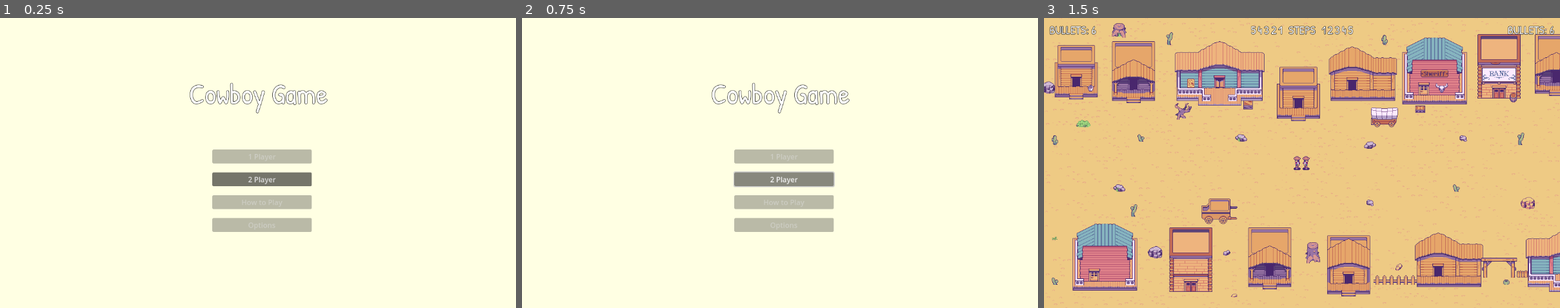
Above: before the commit, frames 1-3 (left to right).
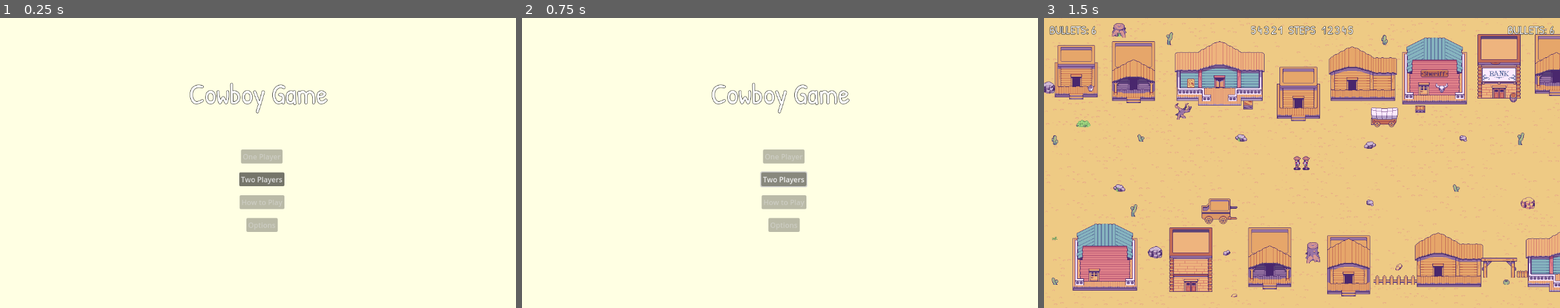
Above: after the commit, the same moments.

Repository: kensanangelo/project-high-noon
Game: Godot game, scene res://scenes/main_menu.tscn
The game is run twice, just before and just after one commit, with the same random seed, the same clock (stepped at 60 frames per second) and the same inputs. The project has no main scene, so this scene is started directly. Sound files missing from this copy of the repository are replaced by a short silence.
Inputs:
- Up to frame 1 (0.25 s): no input
- Up to frame 2 (0.75 s): click "2 Player" (after the commit: "Two Players") at 0.5 s
- Up to frame 3 (1.5 s): click "2 Player" (after the commit: "Two Players") at 1.25 s

The runs differ from the first frame. In frame 1, 2.3% of the frame differs, in the area x 41-61%, y 45-74%; in frame 2, 2.4%; in frame 3, nothing differs.

Commit message:
Adds standalone menu_button component

Diff:
--- a/scenes/game_over_scene.gd
+++ b/scenes/game_over_scene.gd
@@ -25,7 +25,7 @@
 	result_label.text = text
 	explanation_label.text = explanation
 
-	menu_button.button_up.connect(on_menu_button_pressed)
+	menu_button.clicked.connect(on_menu_button_pressed)
 
 
 func on_menu_button_pressed() -> void:
--- a/scenes/game_over_scene.tscn
+++ b/scenes/game_over_scene.tscn
@@ -1,9 +1,11 @@
-[gd_scene load_steps=5 format=3 uid="uid://dia3axqc5axy8"]
+[gd_scene load_steps=7 format=3 uid="uid://dia3axqc5axy8"]
 
 [ext_resource type="Script" path="res://scenes/game_over_scene.gd" id="1_jf0qo"]
 [ext_resource type="Theme" uid="uid://maugmt213e1w" path="res://ui/theme/main_theme.tres" id="2_xddj7"]
 [ext_resource type="LabelSettings" uid="uid://c0bwv0p5exjpv" path="res://ui/theme/xlarge_label_settings.tres" id="3_8mo7a"]
 [ext_resource type="LabelSettings" uid="uid://b8imoowrj1wsd" path="res://ui/theme/large_label_settings.tres" id="4_r6eup"]
+[ext_resource type="LabelSettings" uid="uid://41hvhwqwdu3a" path="res://ui/theme/label_settings.tres" id="5_t4ho7"]
+[ext_resource type="PackedScene" uid="uid://cvoj6ynmtk35g" path="res://ui/components/menu_button.tscn" id="6_4eela"]
 
 [node name="GameOver" type="Control" node_paths=PackedStringArray("result_label", "explanation_label", "menu_button")]
 layout_mode = 3
@@ -40,6 +42,7 @@
 offset_bottom = 13.0
 grow_horizontal = 2
 grow_vertical = 2
+theme_override_constants/separation = 20
 
 [node name="Title" type="Label" parent="VBoxContainer"]
 layout_mode = 2
@@ -49,6 +52,7 @@
 label_settings = ExtResource("3_8mo7a")
 horizontal_alignment = 1
 vertical_alignment = 1
+uppercase = true
 
 [node name="Status" type="Label" parent="VBoxContainer"]
 layout_mode = 2
@@ -60,12 +64,10 @@
 [node name="Explanation" type="Label" parent="VBoxContainer"]
 layout_mode = 2
 text = "Reason:"
-label_settings = ExtResource("4_r6eup")
+label_settings = ExtResource("5_t4ho7")
 horizontal_alignment = 1
 vertical_alignment = 1
 
-[node name="MenuButton" type="Button" parent="VBoxContainer"]
+[node name="MenuButton" parent="VBoxContainer" instance=ExtResource("6_4eela")]
 layout_mode = 2
-size_flags_horizontal = 4
-mouse_default_cursor_shape = 2
-text = "Return to Menu"
+text = "Return to Main Menu"
--- a/scenes/main_menu.gd
+++ b/scenes/main_menu.gd
@@ -5,19 +5,10 @@
 @export var how_to_play_button: Button
 @export var options_button: Button
 
-@export var click_player: AudioStreamPlayer
-
 
 func _ready() -> void:
-	two_player_button.button_up.connect(on_two_player_button_pressed)
+	two_player_button.clicked.connect(on_two_player_button_pressed)
 
 
 func on_two_player_button_pressed() -> void:
-	await play_click()
 	SceneManager.start_battle(2)
-
-
-func play_click() -> void:
-	click_player.play()
-
-	await click_player.finished
--- a/scenes/main_menu.tscn
+++ b/scenes/main_menu.tscn
@@ -3,9 +3,9 @@
 [ext_resource type="Theme" uid="uid://maugmt213e1w" path="res://ui/theme/main_theme.tres" id="1_v4y3r"]
 [ext_resource type="Script" path="res://scenes/main_menu.gd" id="1_wrmup"]
 [ext_resource type="LabelSettings" uid="uid://c0bwv0p5exjpv" path="res://ui/theme/xlarge_label_settings.tres" id="3_jmie4"]
-[ext_resource type="AudioStream" uid="uid://dqqp7cwm615l0" path="res://audio/effects/button-click.mp3" id="3_pndw0"]
+[ext_resource type="PackedScene" uid="uid://cvoj6ynmtk35g" path="res://ui/components/menu_button.tscn" id="4_3pplg"]
 
-[node name="MainMenu" type="Control" node_paths=PackedStringArray("single_player_button", "two_player_button", "how_to_play_button", "options_button", "click_player")]
+[node name="MainMenu" type="Control" node_paths=PackedStringArray("single_player_button", "two_player_button", "how_to_play_button", "options_button")]
 layout_mode = 3
 anchors_preset = 15
 anchor_right = 1.0
@@ -17,7 +17,6 @@
 two_player_button = NodePath("ButtonGroup/TwoPlayers")
 how_to_play_button = NodePath("ButtonGroup/HowToPlay")
 options_button = NodePath("ButtonGroup/Options")
-click_player = NodePath("ClickPlayer")
 
 [node name="ColorRect" type="ColorRect" parent="."]
 layout_mode = 1
@@ -58,29 +57,21 @@
 grow_vertical = 2
 theme_override_constants/separation = 20
 
-[node name="OnePlayer" type="Button" parent="ButtonGroup"]
+[node name="OnePlayer" parent="ButtonGroup" instance=ExtResource("4_3pplg")]
 layout_mode = 2
-mouse_default_cursor_shape = 2
 disabled = true
-text = "1 Player"
+text = "One Player"
 
-[node name="TwoPlayers" type="Button" parent="ButtonGroup"]
+[node name="TwoPlayers" parent="ButtonGroup" instance=ExtResource("4_3pplg")]
 layout_mode = 2
-mouse_default_cursor_shape = 2
-text = "2 Player"
+text = "Two Players"
 
-[node name="HowToPlay" type="Button" parent="ButtonGroup"]
+[node name="HowToPlay" parent="ButtonGroup" instance=ExtResource("4_3pplg")]
 layout_mode = 2
-mouse_default_cursor_shape = 2
 disabled = true
 text = "How to Play"
 
-[node name="Options" type="Button" parent="ButtonGroup"]
+[node name="Options" parent="ButtonGroup" instance=ExtResource("4_3pplg")]
 layout_mode = 2
-mouse_default_cursor_shape = 2
 disabled = true
 text = "Options"
-
-[node name="ClickPlayer" type="AudioStreamPlayer" parent="."]
-stream = ExtResource("3_pndw0")
-pitch_scale = 1.5
--- /dev/null
+++ b/ui/components/menu_button.gd
@@ -0,0 +1,17 @@
+extends Button
+signal clicked
+
+@export var click_player: AudioStreamPlayer
+
+func _ready() -> void:
+	self.pressed.connect(on_button_pressed)
+
+func on_button_pressed() -> void:
+	await play_click()
+	self.clicked.emit()
+
+
+func play_click() -> void:
+	click_player.play()
+
+	await click_player.finished
--- /dev/null
+++ b/ui/components/menu_button.tscn
@@ -0,0 +1,15 @@
+[gd_scene load_steps=3 format=3 uid="uid://cvoj6ynmtk35g"]
+
+[ext_resource type="Script" path="res://ui/components/menu_button.gd" id="1_b0mue"]
+[ext_resource type="AudioStream" uid="uid://dqqp7cwm615l0" path="res://audio/effects/button-click.mp3" id="2_sm8sj"]
+
+[node name="MenuButton" type="Button" node_paths=PackedStringArray("click_player")]
+size_flags_horizontal = 4
+mouse_default_cursor_shape = 2
+text = "Click me"
+script = ExtResource("1_b0mue")
+click_player = NodePath("ClickPlayer")
+
+[node name="ClickPlayer" type="AudioStreamPlayer" parent="."]
+stream = ExtResource("2_sm8sj")
+pitch_scale = 1.5
